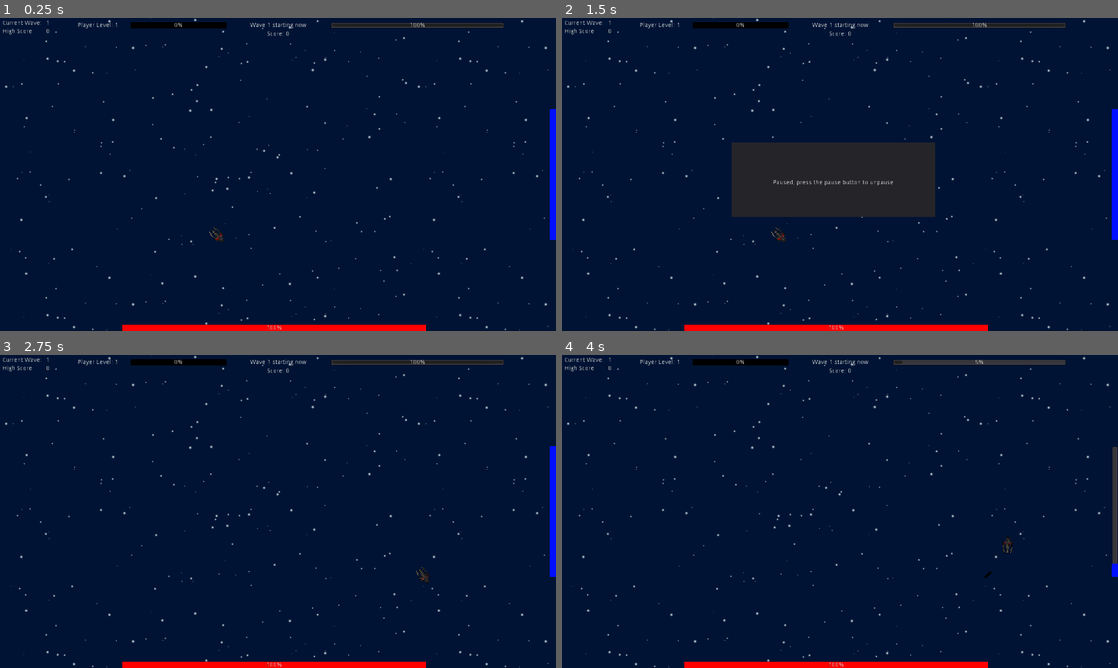
Above: before the commit, frames 1-4 (two rows, left to right).
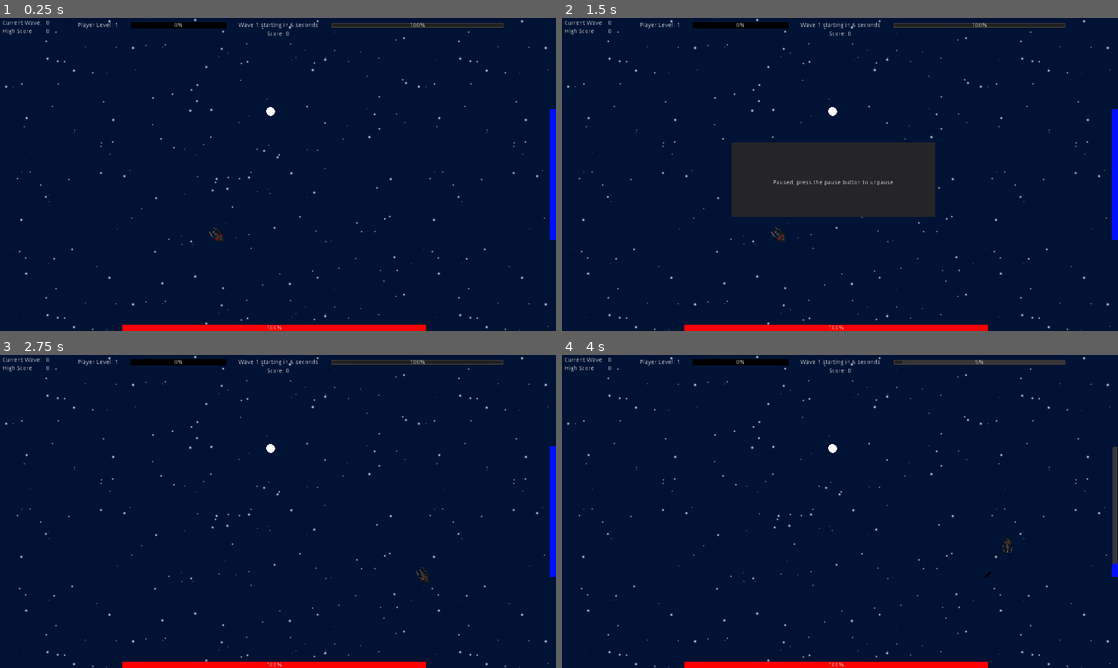
Above: after the commit, the same moments.

Repository: Noviv/BismarkUnchained
Game: Godot game, scene res://scenes/Main/Main.tscn
Two runs of this game, one before a commit and one after it. Both use one fixed random seed, a clock stepped at 60 frames per second and the inputs below. This scene is started directly instead of the project's main scene.
Inputs (mouse positions are in pixels of both pictures, inside the frame that each line leads up to):
- Up to frame 1 (0.25 s): no input
- Up to frame 2 (1.5 s): tap Enter at 0.5 s; move the mouse to (962, 158) at 0.52 s; hold D (player_right) 0.53-1.28 s; hold Mouse wheel down (player_dectime) 0.53-1.28 s; tap Space at 1.25 s; move the mouse to (728, 190) at 1.27 s; hold S (player_down) from 1.28 s (still down); tap Mouse wheel up (player_inctime) at 1.35 s
- Up to frame 3 (2.75 s): tap Enter at 2 s; move the mouse to (333, 442) at 2.02 s; release S (player_down) at 2.03 s; hold D (player_right) from 2.03 s (still down); hold E (player_maxtime) from 2.03 s (still down)
- Up to frame 4 (4 s): move the mouse to (812, 574) at 2.77 s; release D (player_right) at 2.78 s; release E (player_maxtime) at 2.78 s; hold W (player_up) 2.78-3.53 s; tap Q (player_mintime) at 2.85 s; move the mouse to (1006, 558) at 3.52 s; press the mouse at (1006, 558) at 3.53 s; hold A (player_left) from 3.53 s (still down)

The runs differ from the first frame. In frame 1, 0.1% of the frame differs, in the area x 8-58%, y 0-32%; in frame 2, 0.1%; in frame 3, 0.1%; in frame 4, 0.1%.

Commit message:
added square wave formation and 'fixed' the logo

Diff:
--- a/BismarkUnchained/scenes/WaveHandler/Spawner.gd
+++ b/BismarkUnchained/scenes/WaveHandler/Spawner.gd
@@ -3,7 +3,7 @@
 onready var Enemy = load("res://scenes/Enemy/Enemy.tscn")
 
 func _ready():
-	$Timer.start(3)
+	$Timer.start(6)
 
 func _on_Timer_timeout():
 	var tempSpawn = Enemy.instance()
--- a/BismarkUnchained/scenes/WaveHandler/WaveHandler.gd
+++ b/BismarkUnchained/scenes/WaveHandler/WaveHandler.gd
@@ -5,27 +5,27 @@
 onready var Spawner = load("res://scenes/WaveHandler/Spawner.tscn")
 onready var rng = RandomNumberGenerator.new()
 
-const wave_length = 12.0
+const wave_length = 12
 const wave_warning = 6
 
-var wave_num = 0
+var wave_num = 1
 var wave_reminder_sent = false
 
 # Called when the node enters the scene tree for the first time.
 func _ready():
-	start_next_wave()
+	$WaveTimer.start(wave_warning)
 	var time = OS.get_time()
 	rng.set_seed((time.hour + time.minute + time.second))
 
 func _process(delta):
 	if $WaveTimer.get_time_left() < wave_warning && !wave_reminder_sent:
-		WUI.get_node("WaveWarningLabel").set_text("Wave " + String(wave_num + 1) + " starting in " + String(wave_warning) +" seconds")
+		WUI.get_node("WaveWarningLabel").set_text("Wave " + String(wave_num) + " starting in " + String(wave_warning) +" seconds")
 		spawn_enemies()
 		wave_reminder_sent = true
 
 func start_next_wave():
 	wave_num += 1
-	WUI.get_node("WaveWarningLabel").set_text("Wave " + String(wave_num) + " starting now")
+	WUI.get_node("WaveWarningLabel").set_text("Wave " + String(wave_num - 1) + " starting now")
 	WUI.get_node("WaveCounter/Value").set_text(String(wave_num))
 
 	$WaveTimer.start(wave_length)
@@ -39,29 +39,6 @@
 	tempSpawn.position = center
 	get_parent().call_deferred("add_child", tempSpawn)
 
-func spawn_circle(center, count):
-	var radius = count * 8
-	if (center.x + radius) > 1150:
-		center.x = center.x - radius
-	elif (center.x - radius) < 100:
-		center.x = center.x + radius
-
-	if (center.y + radius) > 590:
-		center.y = center.y - radius
-	elif (center.y - radius) < 110:
-		center.y = center.y + radius
-
-	var form_radius = Vector2(0, count * 8)
-	var form_angle = 6.28 / count
-	place_spawner(Vector2(center.x + form_radius.x, center.y + form_radius.y))
-	for i in range(count - 1):
-		form_radius = form_radius.rotated(form_angle)
-		place_spawner(Vector2(center.x + form_radius.x, center.y + form_radius.y))
-
-func spawn_arc(center, count, curve):
-	# TODO
-	pass
-
 func spawn_enemies():
 	get_node("/root/Main/Player/PlayerBody").save()
 	var enemy_count = wave_num
@@ -72,10 +49,57 @@
 		var rand_count = 32
 		while(rand_count > 25):
 			rand_count = rng.randi_range(1, enemy_count)
-		spawn_circle(center, rand_count)
-		enemy_count -= rand_count
+		var rand_formation = rng.randi_range(1,3)
+		match rand_formation:
+			1,2:
+				spawn_circle(center, rand_count)
+				enemy_count -= rand_count
+			3:
+				if enemy_count >= 4:
+					spawn_square(center)
+					enemy_count -= 4
+
+
+func spawn_circle(center, count):
+	var radius = count * 8
+	center = center_in_bound(center, radius)
+
+	var form_radius = Vector2(0, count * 8)
+	var form_angle = 6.28 / count
+	place_spawner(Vector2(center.x + form_radius.x, center.y + form_radius.y))
+	for i in range(count - 1):
+		form_radius = form_radius.rotated(form_angle)
+		place_spawner(Vector2(center.x + form_radius.x, center.y + form_radius.y))
+
+func spawn_square(center):
+	var side = rng.randi_range(50, 100)
+	center = center_in_bound(center, side)
+	for i in range(2):
+		for j in range(2):
+			place_spawner(Vector2(center.x + (i * side), center.y + (j * side)))
+			pass
+
+	pass
+
+func spawn_line(center, count):
+	var x = rng.randi_range(-1, 1)
+	var y = rng.randi_range(-1, 1)
+	pass
 
 func place_spawner(center):
 	var tempSpawn = Spawner.instance()
 	tempSpawn.position = center
 	get_parent().call_deferred("add_child", tempSpawn)
+
+func center_in_bound(center, unit):
+	if (center.x + unit) > 1150:
+		center.x = center.x - unit
+	elif (center.x - unit) < 100:
+		center.x = center.x + unit
+
+	if (center.y + unit) > 590:
+		center.y = center.y - unit
+	elif (center.y - unit) < 110:
+		center.y = center.y + unit
+
+	return center
Binary file changed: BismarkUnchained/images/bismark_unchained.png
